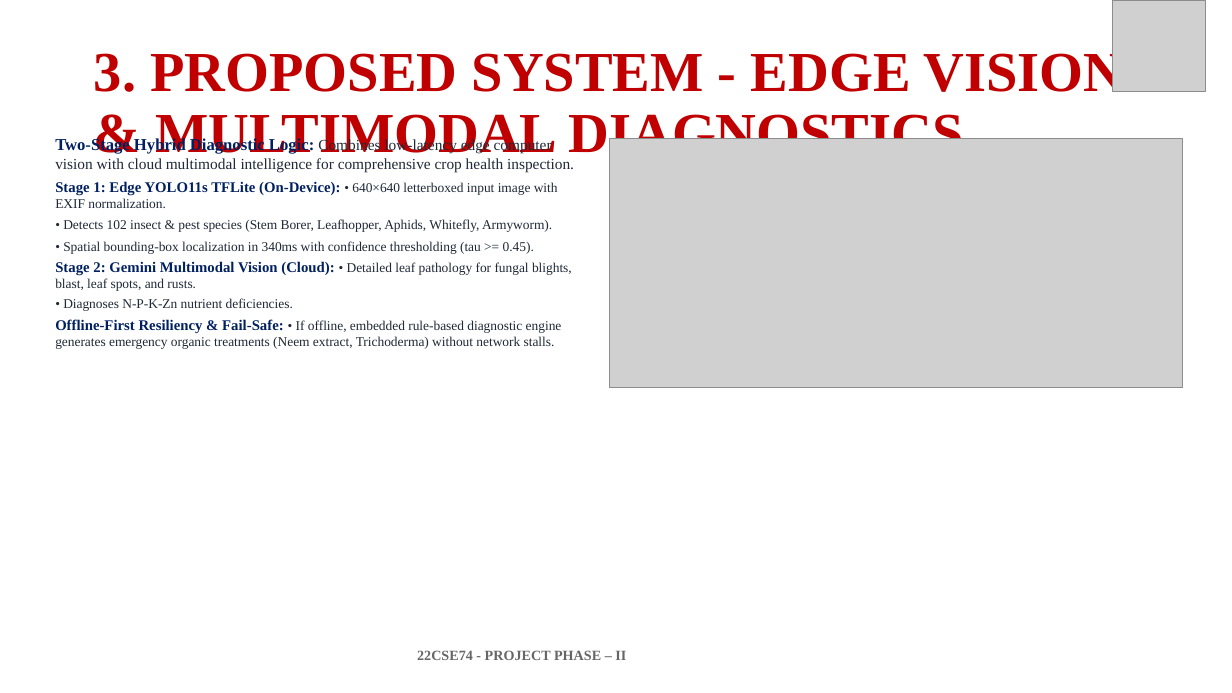
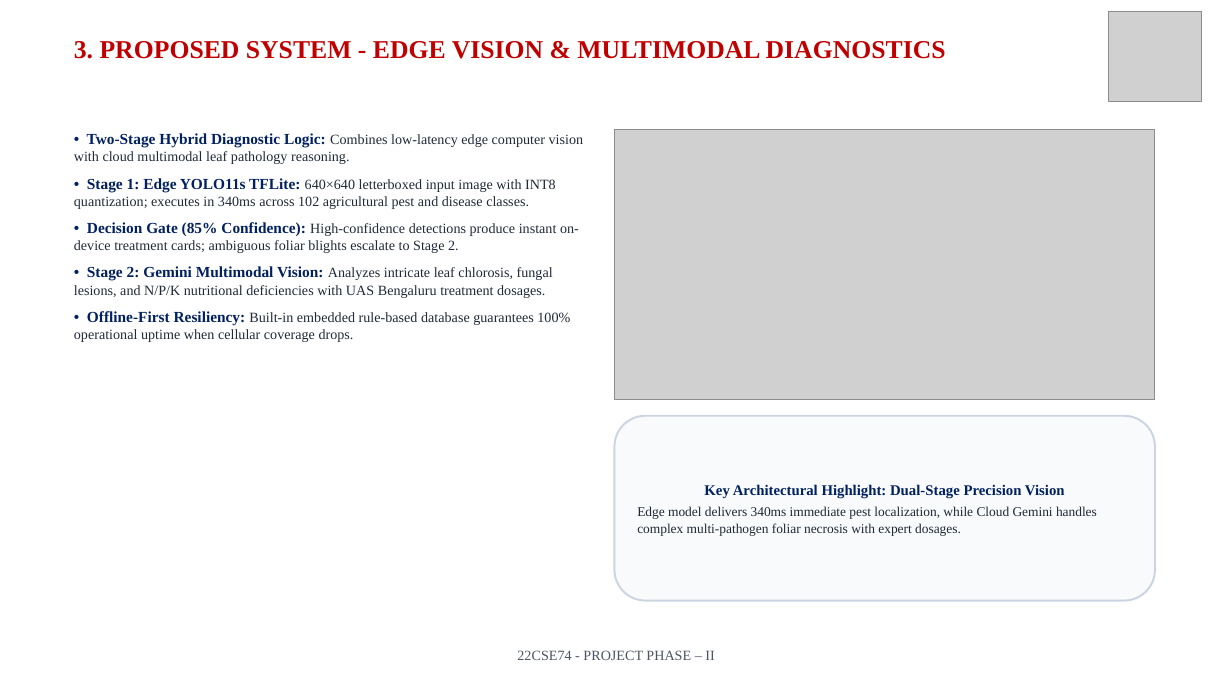
Before and after one commit to Naveenkm07/Major-Krushikadhara-figma, a slide deck: slide 7 of Project Phase-II_Review 2_ PPT Template.pptx. Drawn at 1232x693 pixels with LibreOffice and Linux fonts; fonts in the diff are those of the drawing; grey boxes stand for pictures. Boxes give left, top, right and bottom in pixels: in the first picture for what was removed or moved away, otherwise in the second. Text is boxed around its words. In the diff, an @@ line names an element or a change of style, - is before the commit and + after.

Commit message:
fix(ppt): resolve title and image overlaps, upgrade flow diagrams to ultra-HD 3000x1500 Retina quality, and polish slide layouts

```diff
--- a/Project Phase-II_Review 2_ PPT Template.pptx
+++ b/Project Phase-II_Review 2_ PPT Template.pptx
@@ picture: place and size @@
-picture at (1113, 1, 1205, 91)
+picture at (1109, 11, 1202, 102)
@@ text "3. PROPOSED SYSTEM - EDGE ...": place and size @@
-text "3. PROPOSED SYSTEM - EDGE ..." at (94, 47, 1125, 163)
+text "3. PROPOSED SYSTEM - EDGE ..." at (74, 41, 946, 59)
@@ text "3. PROPOSED SYSTEM - EDGE ..." at (74, 41, 946, 59): size 44 to 20 pt; line spacing 0.9 to 1; vertical alignment middle to top @@
@@ text at (74, 133, 584, 342): text changed; size 10.5 to 11 pt @@
-Two-Stage Hybrid Diagnostic Logic: Combines low-latency edge computer vision with cloud multimodal intelligence for comprehensive crop health inspection.
-Stage 1: Edge YOLO11s TFLite (On-Device): • 640×640 letterboxed input image with EXIF normalization.
-• Detects 102 insect & pest species (Stem Borer, Leafhopper, Aphids, Whitefly, Armyworm).
-• Spatial bounding-box localization in 340ms with confidence thresholding (tau >= 0.45).
-Stage 2: Gemini Multimodal Vision (Cloud): • Detailed leaf pathology for fungal blights, blast, leaf spots, and rusts.
-• Diagnoses N-P-K-Zn nutrient deficiencies.
-Offline-First Resiliency & Fail-Safe: • If offline, embedded rule-based diagnostic engine generates emergency organic treatments (Neem extract, Trichoderma) without network stalls.
+• Two-Stage Hybrid Diagnostic Logic: Combines low-latency edge computer vision with cloud multimodal leaf pathology reasoning.
+• Stage 1: Edge YOLO11s TFLite: 640×640 letterboxed input image with INT8 quantization; executes in 340ms across 102 agricultural pest and disease classes.
+• Decision Gate (85% Confidence): High-confidence detections produce instant on-device treatment cards; ambiguous foliar blights escalate to Stage 2.
+• Stage 2: Gemini Multimodal Vision: Analyzes intricate leaf chlorosis, fungal lesions, and N/P/K nutritional deficiencies with UAS Bengaluru treatment dosages.
+• Offline-First Resiliency: Built-in embedded rule-based database guarantees 100% operational uptime when cellular coverage drops.
@@ picture: place and size @@
-picture at (610, 139, 1183, 387)
+picture at (615, 129, 1155, 399)
@@ rounded rectangle added at (615, 416, 1155, 601), fill #F8FAFC, outline #CBD5E1 1.5 pt, 10.5 pt, text #1F2937 @@
+Key Architectural Highlight: Dual-Stage Precision Vision
+Edge model delivers 340ms immediate pest localization, while Cloud Gemini handles complex multi-pathogen foliar necrosis with expert dosages.
@@ text "22CSE74 - PROJECT PHASE – ..." at (517, 650, 714, 660): text colour #666666 to #4B5563, bold off; alignment left to centre @@
```
Also in this commit, not shown: 10 other slides changed, 10 slides added, 10 slides removed, 11 other files.
